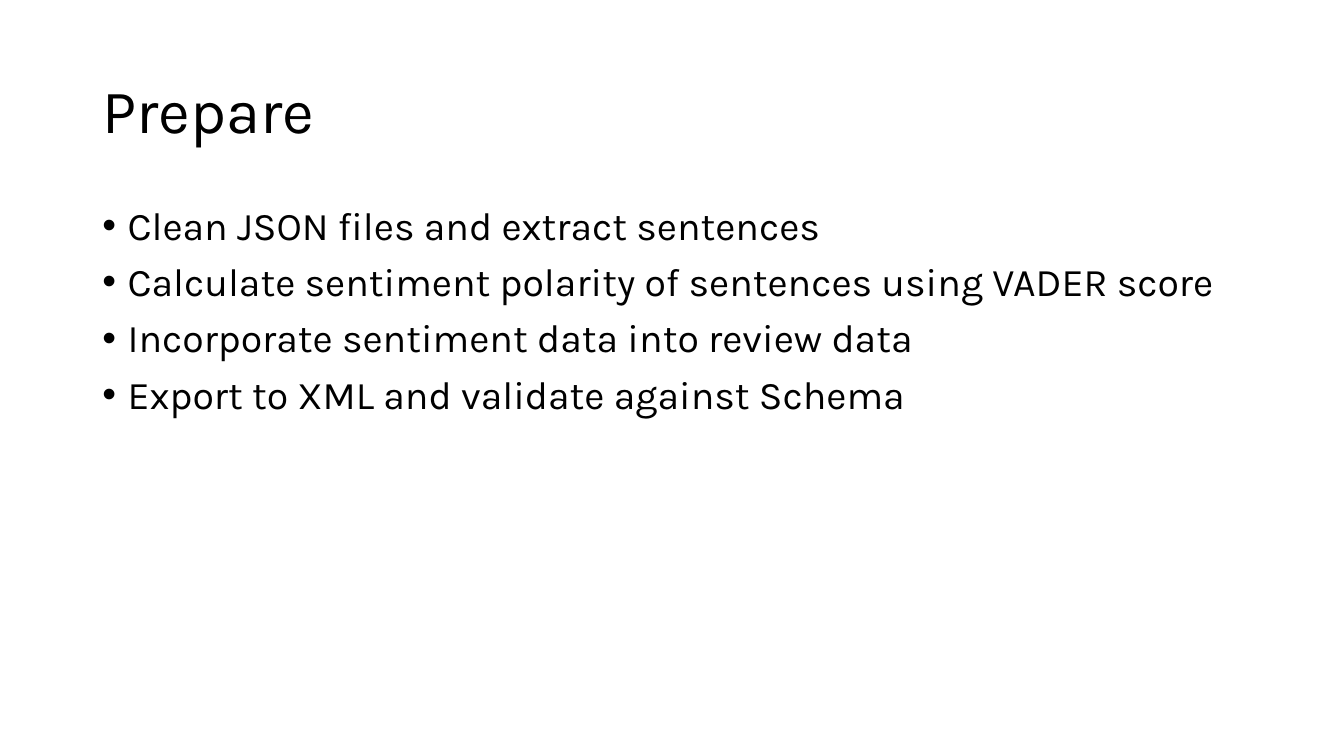
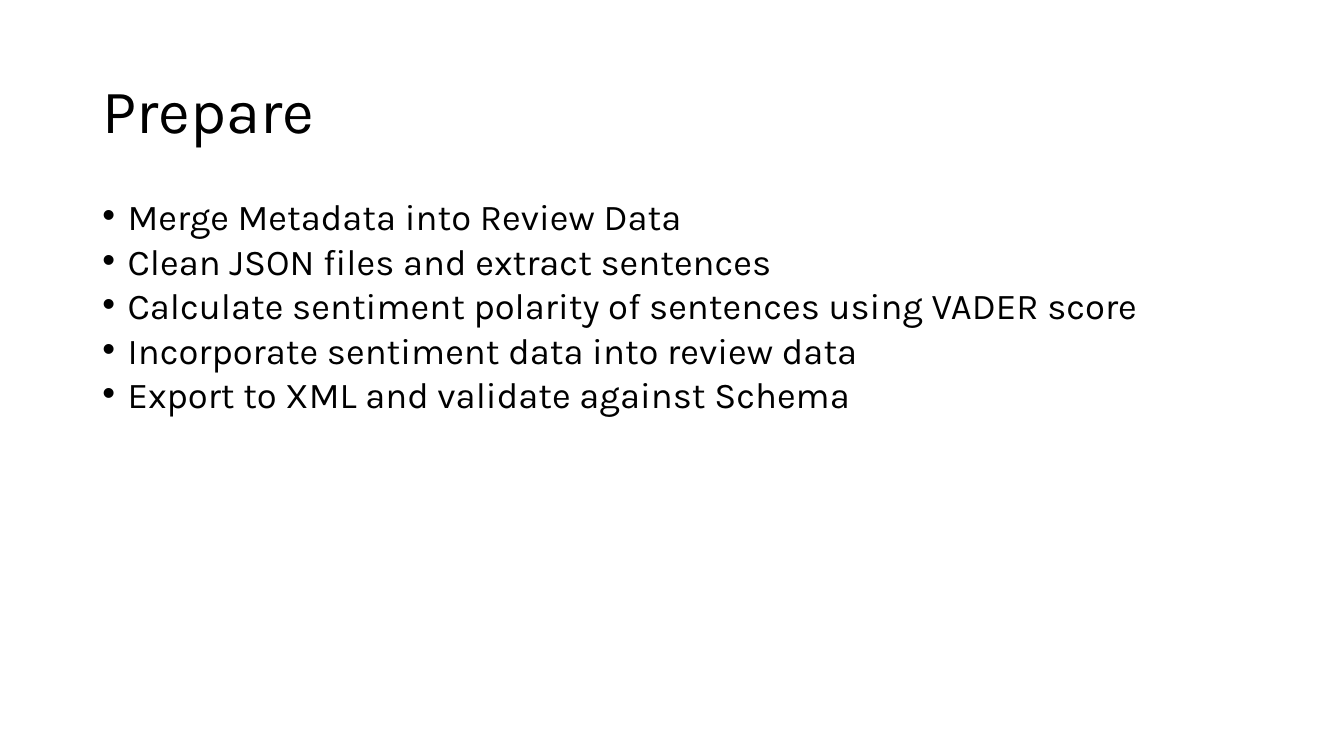
Before and after one commit to Bort1900/text-tech, a slide deck: slide 4 of Book Reviewscope.odp. Drawn at 1344x756 pixels with LibreOffice and Linux fonts; fonts in the diff are those of the drawing. Boxes give left, top, right and bottom in pixels: in the first picture for what was removed or moved away, otherwise in the second. Text is boxed around its words. In the diff, an @@ line names an element or a change of style, - is before the commit and + after.

```diff
--- a/Book Reviewscope.odp
+++ b/Book Reviewscope.odp
@@ text at (x1=128, y1=205, x2=682, y2=239): paragraph added @@
+• Merge Metadata into Review Data
@@ text at (x1=128, y1=250, x2=1137, y2=417): size 28 to 26 pt in "Clean JSON files and extract sentences", "Calculate sentiment polarity of sentences using VADER ...", "Incorporate sentiment data into review data", "Export to XML and validate against Schema"; line spacing 0.9 to 0.7 @@
```
Also in this commit, not shown: 2 other slides changed, 2 slides added.
